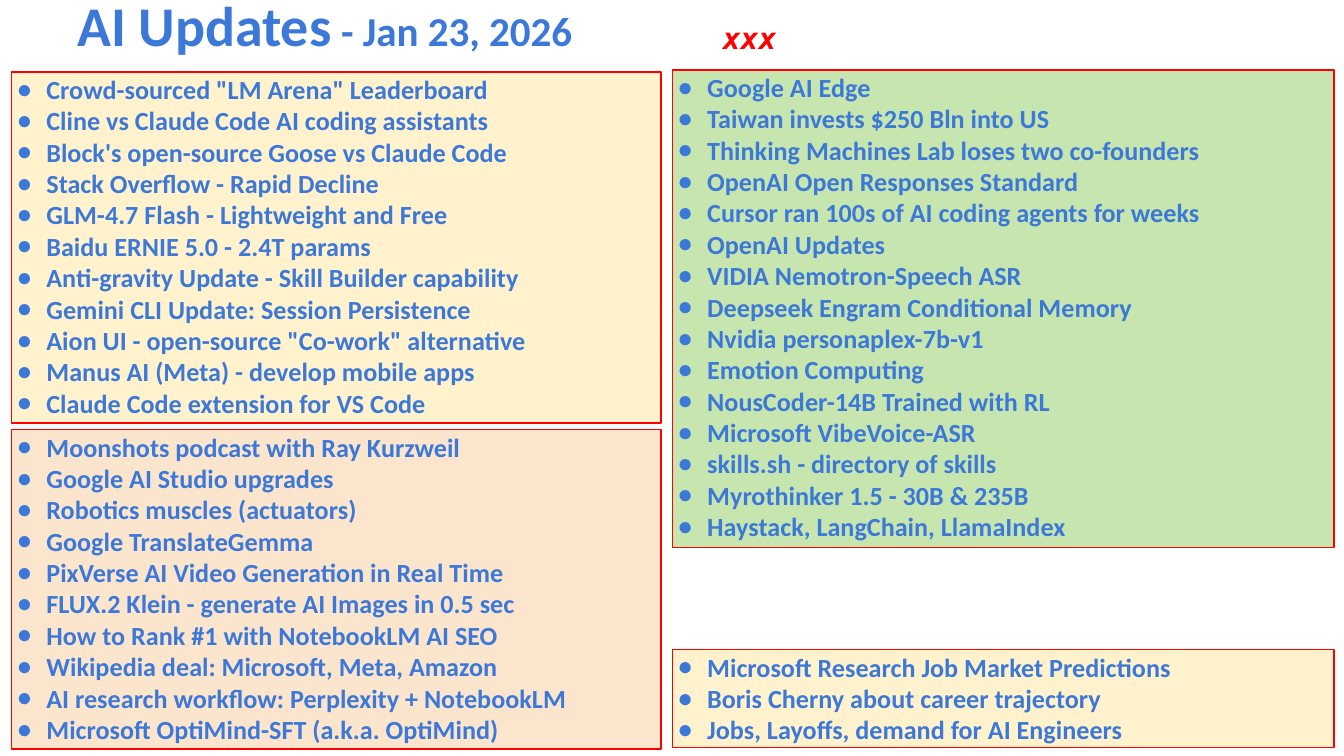
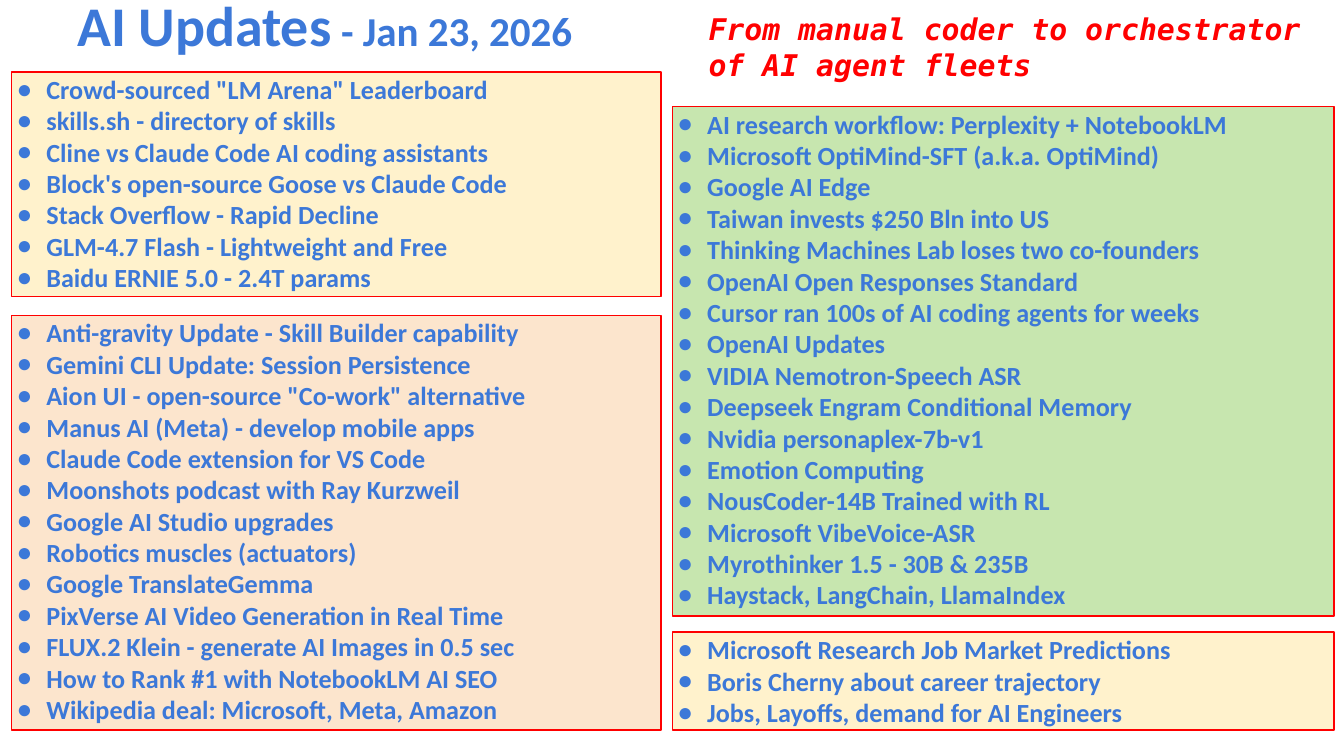
Before and after one commit to lselector/seminar, a slide deck: slide 1 of 2026/2026-01-23-AI-Updates.pptx. Drawn at 1344x756 pixels with LibreOffice and Linux fonts; fonts in the diff are those of the drawing. Boxes give left, top, right and bottom in pixels: in the first picture for what was removed or moved away, otherwise in the second. Text is boxed around its words. In the diff, an @@ line names an element or a change of style, - is before the commit and + after.

```diff
--- a/2026/2026-01-23-AI-Updates.pptx
+++ b/2026/2026-01-23-AI-Updates.pptx
@@ text at (x1=709, y1=17, x2=1300, y2=83): text changed @@
-xxx
+From manual coder to orchestrator of AI agent fleets
@@ rectangle "Crowd-sourced "LM Arena" Leaderboard" resized from (x1=12, y1=73, x2=661, y2=423) to (x1=12, y1=73, x2=661, y2=297) @@
@@ text in rectangle at (x1=46, y1=111, x2=336, y2=134): paragraph added @@
+● skills.sh - directory of skills
@@ rectangle "AI research workflow: Perplexity + ..." resized from (x1=672, y1=70, x2=1333, y2=548) to (x1=672, y1=106, x2=1333, y2=616) @@
@@ text in rectangle at (x1=707, y1=115, x2=1227, y2=169): paragraphs added @@
+● AI research workflow: Perplexity + NotebookLM
+● Microsoft OptiMind-SFT (a.k.a. OptiMind)
@@ text in rectangle at (x1=46, y1=268, x2=525, y2=413): paragraphs removed @@
-● Anti-gravity Update - Skill Builder capability
-● Gemini CLI Update: Session Persistence
-● Aion UI - open-source "Co-work" alternative
-● Manus AI (Meta) - develop mobile apps
-● Claude Code extension for VS Code
@@ rectangle "Anti-gravity Update - Skill Builder ..." resized from (x1=12, y1=430, x2=661, y2=750) to (x1=12, y1=316, x2=661, y2=730) @@
@@ text in rectangle at (x1=46, y1=323, x2=525, y2=468): paragraphs added @@
+● Anti-gravity Update - Skill Builder capability
+● Gemini CLI Update: Session Persistence
+● Aion UI - open-source "Co-work" alternative
+● Manus AI (Meta) - develop mobile apps
+● Claude Code extension for VS Code
@@ text in rectangle at (x1=707, y1=454, x2=997, y2=477): paragraph removed @@
-● skills.sh - directory of skills
@@ rectangle "Microsoft Research Job Market Predictions" moved from (x1=672, y1=649, x2=1333, y2=747) to (x1=672, y1=632, x2=1333, y2=730) @@
@@ text in rectangle at (x1=46, y1=689, x2=566, y2=743): paragraphs removed @@
-● AI research workflow: Perplexity + NotebookLM
-● Microsoft OptiMind-SFT (a.k.a. OptiMind)
```
Also in this commit, not shown: 9 other slides changed, 1 slide removed, 1 other file.
